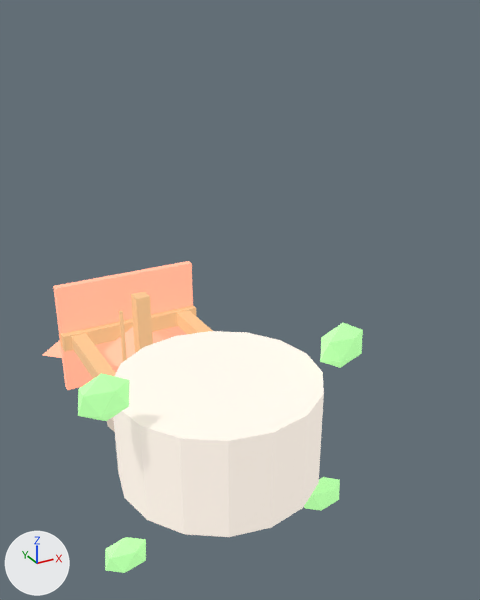
The glTF model assets/procedural/pretty/well.glb, before and after one commit.
Rendered twice from a 50 mm camera at (-1.96, -3.5, 2.95) aimed at (0.46, 0.9, 0.75). Arrows for +X, +Y and +Z are at lower left; the lights stay in place. The picture after the commit comes second.

Names of what the first picture shows: 'beam_top', 'beam_x', 'moss', 'moss.001', 'moss.002', 'moss.003', 'post_l', 'post_r', 'roof_eave', 'roof_main', 'rope', 'well_base', 'well_top'.
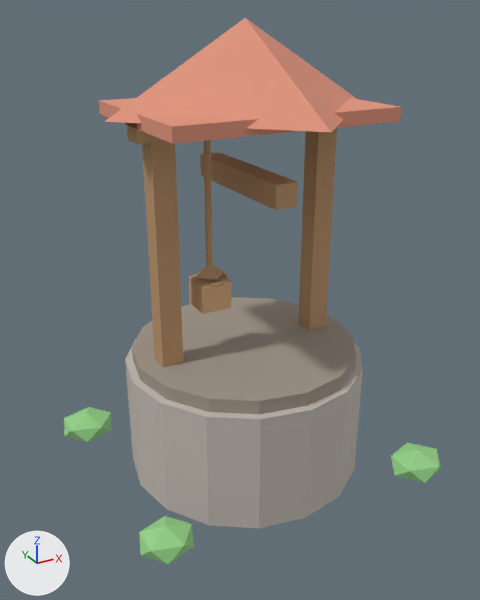
The edits, one by one:
In material 'well_stone' (mat_well_stone), emission_color is no longer (0.55, 0.5, 0.45), light grey #c4bcb3.
In material 'well_stone' (mat_well_stone), emission_strength is no longer 1.0.
In material 'well_stone_dark' (mat_well_stone_dark), emission_color is no longer (0.35, 0.3, 0.25), grey #a09589.
In material 'well_stone_dark' (mat_well_stone_dark), emission_strength is no longer 1.0.
In material 'well_wood' (mat_well_wood), emission_color is no longer (0.5, 0.3, 0.15), brown #bc956c.
In material 'well_wood' (mat_well_wood), emission_strength is no longer 1.0.
In material 'well_roof' (mat_well_roof), emission_color is no longer (0.75, 0.3, 0.2), beige #e1957c.
In material 'well_roof' (mat_well_roof), emission_strength is no longer 1.0.
In material 'well_moss' (mat_well_moss), emission_color is no longer (0.3, 0.65, 0.25), green #95d389.
In material 'well_moss' (mat_well_moss), emission_strength is no longer 1.0.
Object 'well_base' (ob_well_base) moves from (0.0, 0.4, 0.0) to (0.0, 0.0, 0.4).
Object 'well_top' (ob_well_top) moves from (0.0, 0.84, 0.0) to (0.0, 0.0, 0.84).
Object 'post_l' (ob_post_l) moves from (-0.55, 1.55, 0.0) to (-0.55, 0.0, 1.55).
Object 'post_l' (ob_post_l) is rescaled from (0.14, 1.55, 0.14) to (0.14, 0.14, 1.55).
Object 'post_r' (ob_post_r) moves from (0.55, 1.55, 0.0) to (0.55, 0.0, 1.55).
Object 'post_r' (ob_post_r) is rescaled from (0.14, 1.55, 0.14) to (0.14, 0.14, 1.55).
Object 'beam_top' (ob_beam_top) moves from (0.0, 2.35, 0.0) to (0.0, 0.0, 2.35).
Object 'beam_top' (ob_beam_top) is rescaled from (1.4, 0.14, 0.16) to (1.4, 0.16, 0.14).
Object 'beam_x' (ob_beam_x) moves from (0.0, 2.0, 0.0) to (0.0, 0.0, 2.0).
Object 'beam_x' (ob_beam_x) is rescaled from (0.14, 0.14, 0.95) to (0.14, 0.95, 0.14).
Object 'roof_main' (ob_roof_main) moves from (0.0, 2.65, 0.0) to (0.0, 0.0, 2.65).
Object 'roof_eave' (ob_roof_eave) moves from (0.0, 2.4, 0.0) to (0.0, 0.0, 2.4).
Object 'roof_eave' (ob_roof_eave) is rescaled from (1.4, 0.08, 1.1) to (1.4, 1.1, 0.08).
Object 'rope' (ob_rope) moves from (-0.25, 1.85, 0.0) to (-0.25, 0.0, 1.85).
Object 'bucket_body' (ob_bucket_body) moves from (-0.25, 1.3, 0.0) to (-0.25, 0.0, 1.3).
Object 'bucket_body' (ob_bucket_body) is rescaled from (0.2, 0.18, 0.2) to (0.2, 0.2, 0.18).
Object 'bucket_handle' (ob_bucket_handle) moves from (-0.25, 1.46, 0.0) to (-0.25, 0.0, 1.46).
Object 'bucket_rim' (ob_bucket_rim) moves from (-0.25, 1.39, 0.0) to (-0.25, 0.0, 1.39).
Object 'moss' (ob_moss) moves from (-0.95, 0.15, 0.65) to (-0.95, 0.65, 0.15).
Object 'moss' (ob_moss) is rescaled from (0.2, 0.1, 0.18) to (0.2, 0.18, 0.1).
Object 'moss.001' (ob_moss_001) moves from (0.95, 0.15, 0.55) to (0.95, 0.55, 0.15).
Object 'moss.001' (ob_moss_001) is rescaled from (0.22, 0.1, 0.198) to (0.22, 0.198, 0.1).
Object 'moss.002' (ob_moss_002) moves from (-0.9, 0.15, -0.7) to (-0.9, -0.7, 0.15).
Object 'moss.002' (ob_moss_002) is rescaled from (0.18, 0.1, 0.162) to (0.18, 0.162, 0.1).
Object 'moss.003' (ob_moss_003) moves from (0.85, 0.15, -0.85) to (0.85, -0.85, 0.15).
Object 'moss.003' (ob_moss_003) is rescaled from (0.2, 0.1, 0.18) to (0.2, 0.18, 0.1).

What differs and where, as boxes (x1, y1, x2, y2) in the pictures (480 x 600 px):
'well_base', recoloured, surface changed, moved
    before: (113, 331, 324, 537)
    after: (125, 339, 363, 528)
'well_top', recoloured, surface changed, moved (mostly hidden before)
    before: (107, 417, 115, 432)
    after: (132, 297, 356, 414)
'roof_main', recoloured, surface changed, moved
    before: (43, 327, 179, 367)
    after: (104, 18, 357, 132)
'roof_eave', recoloured, surface changed, moved, rescaled
    before: (53, 261, 193, 390)
    after: (99, 98, 402, 144)
'post_l', recoloured, surface changed, moved, rescaled
    before: (71, 333, 116, 379)
    after: (142, 142, 184, 368)
'post_r', recoloured, surface changed, moved, rescaled
    before: (177, 311, 213, 334)
    after: (298, 128, 337, 330)
'beam_x', recoloured, surface changed, moved, rescaled
    before: (131, 291, 153, 352)
    after: (200, 152, 298, 210)
'moss.002', recoloured, surface changed, moved, rescaled (33% wider, 32% taller)
    before: (105, 537, 146, 573)
    after: (139, 516, 194, 564)
'moss', recoloured, surface changed, moved, rescaled (9% narrower, 27% shorter)
    before: (78, 373, 130, 421)
    after: (64, 407, 111, 442)
'moss.003', recoloured, surface changed, moved, rescaled (38% wider, 20% taller)
    before: (304, 477, 340, 511)
    after: (391, 442, 441, 483)
'beam_top', recoloured, surface changed, moved, rescaled
    before: (59, 305, 197, 352)
    after: (126, 123, 167, 144)
'moss.001', recoloured, surface changed, moved, rescaled (not visible afterwards)
    before: (320, 323, 363, 368)
'bucket_body', moved, rescaled (not visible before)
    after: (189, 276, 231, 314)
'rope', recoloured, surface changed, moved
    before: (119, 310, 127, 362)
    after: (204, 140, 213, 267)
'bucket_rim', recoloured, surface changed, moved (not visible before)
    after: (192, 272, 228, 287)
'bucket_handle', recoloured, surface changed, moved (not visible before)
    after: (195, 265, 223, 280)
